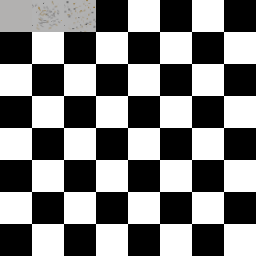
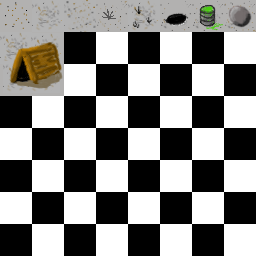
Two versions of the same layered image (w=256, h=256). Layer-by-layer changes:
added layer "groundtile2 copy" above "groundtile2" over [128, 0, 160, 32]
added layer "shack" above "green barrel" over [0, 32, 64, 96]
added layer "green barrel" above "big hole" over [192, 0, 224, 32]
added layer "big hole" above "big rock" over [160, 0, 192, 32]
added layer "big rock" above "black bush" over [224, 0, 256, 32]
added layer "black bush" above "ground tile 1" over [96, 0, 128, 32]
painted on "ground tile 1" over [0, 2, 30, 29]
